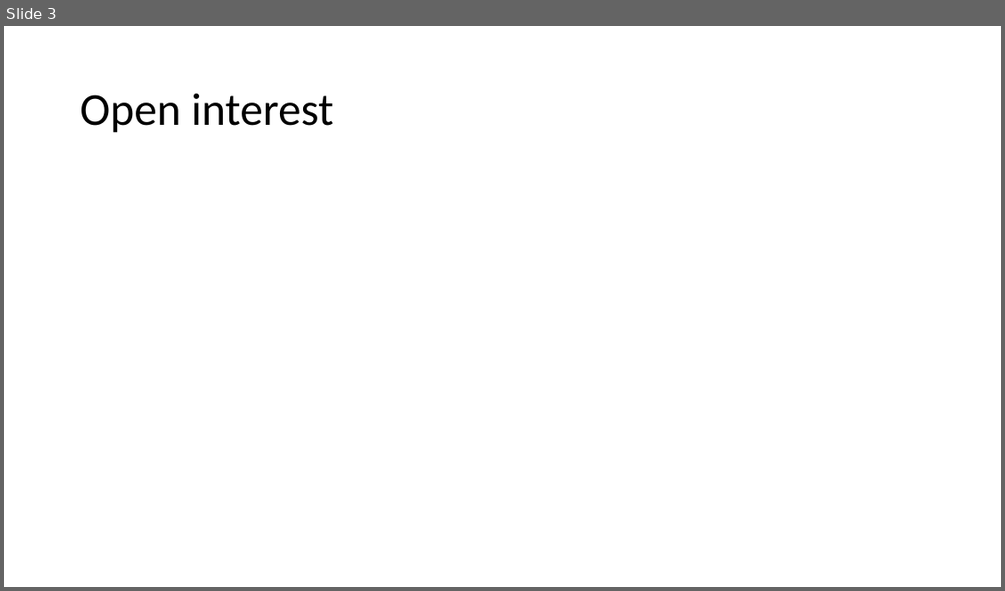
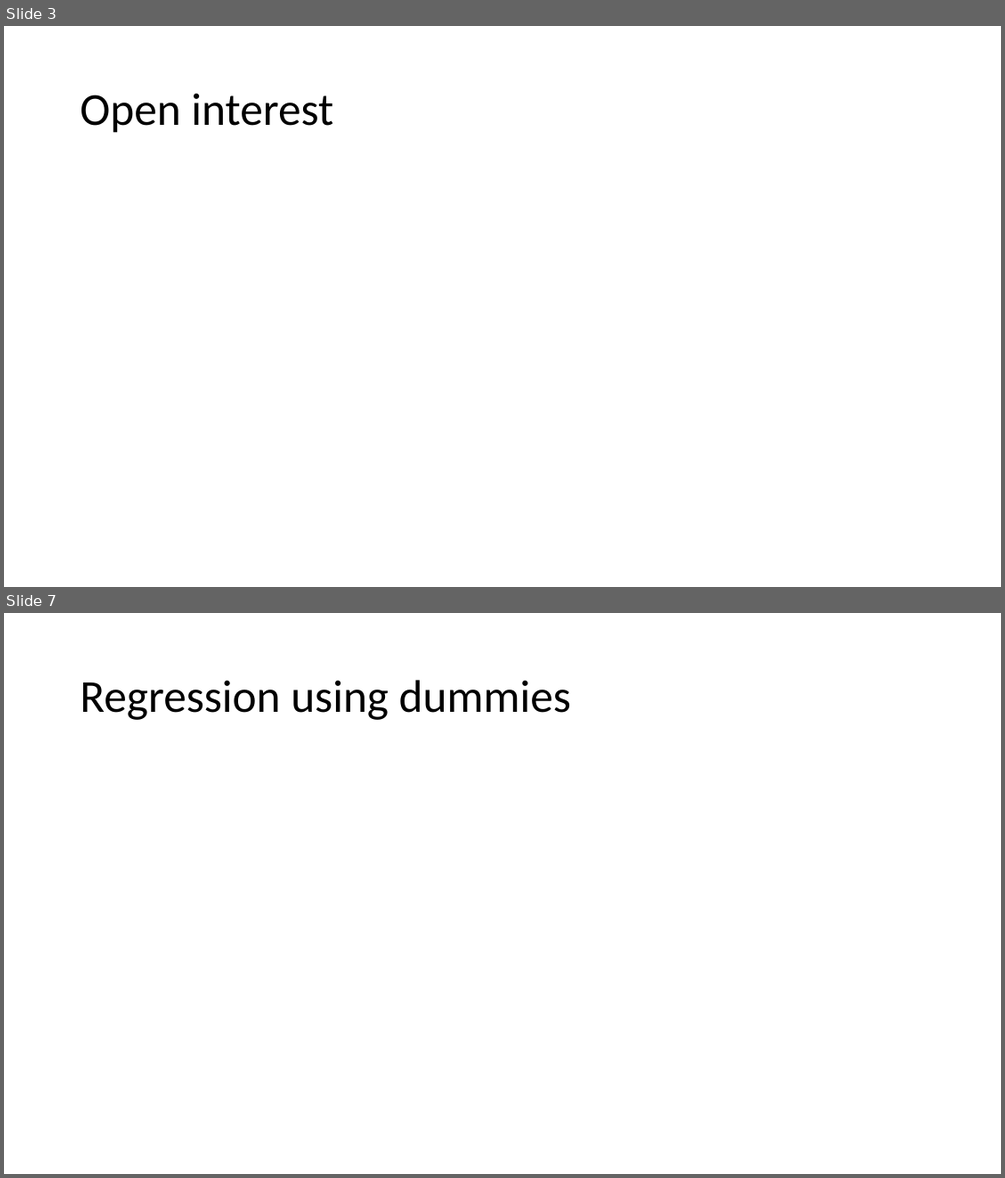
Before and after one commit to riyaeliza123/FRE-501-Labs, a slide deck: Lab_1.pptx. Shown one above the other, each under a label of ours: slide 3 before the commit, slides 3 and 7 after it; the slides between them are not shown. The pictures are 1005x591 and 1005x1178 pixels, drawn with LibreOffice and Linux fonts; fonts in the diff are those of the drawing. Boxes give left, top, right and bottom in pixels: in the first picture for what was removed or moved away, otherwise in the second. Text is boxed around its words. In the diff, an @@ line names an element or a change of style, - is before the commit and + after.

```diff
--- a/Lab_1.pptx
+++ b/Lab_1.pptx
@@ slide 7 added at bbox=[4, 613, 1001, 1174], background #FFFFFF @@
@@ title added at bbox=[80, 680, 571, 720], 44 pt, text #000000 @@
+Regression using dummies
```
Also in this commit, not shown: 4 other slides added, 1 slide removed, 4 other files.
